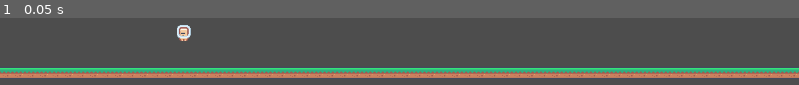
Above: before the commit, frame 1.
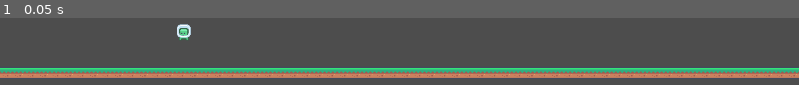
Above: after the commit, the same moment.

Repository: ryanwmiecz/2024HackathonWM
Game: Godot game, scene res://Entities/aaron_debug_scene.tscn
Two runs of this game, one before a commit and one after it. Both use one fixed random seed, a clock stepped at 60 frames per second and the inputs below. This scene is started directly instead of the project's main scene.
Inputs:
- Up to frame 1 (0.05 s): no input

The runs differ from the first frame. In frame 1, 0.3% of the frame differs, in the area x 22-24%, y 8-35%.
Error after the commit: Parse Error: Expected indented block after function declaration. (res://Entities/Enemy.gd:3)

Commit message:
Changed Enemy Sprite, Nearest Filter

Diff:
--- a/2024hackthonattempt/Entities/Enemy.gd
+++ b/2024hackthonattempt/Entities/Enemy.gd
@@ -1 +1,3 @@
 extends CharacterBody2D
+
+func _physics_process(delta):
--- a/2024hackthonattempt/Entities/aaron_debug_scene.tscn
+++ b/2024hackthonattempt/Entities/aaron_debug_scene.tscn
@@ -1,11 +1,11 @@
-[gd_scene load_steps=7 format=4 uid="uid://bti5ttt2l8c57"]
-
-[ext_resource type="Texture2D" uid="uid://b6doghluftqpl" path="res://Art/tilemap_packed.png" id="1_3km7y"]
-[ext_resource type="Script" path="res://Entities/Scripts/character_body_2d.gd" id="2_qc1gf"]
-[ext_resource type="Texture2D" uid="uid://5rn2v7qqgnr6" path="res://Art/tile_0009.png" id="2_x0rtw"]
+[gd_scene load_steps=35 format=4 uid="uid://bti5ttt2l8c57"]
+
+[ext_resource type="Texture2D" uid="uid://b6doghluftqpl" path="res://Art/tilemap_packed.png" id="1_ayy0t"]
+[ext_resource type="Script" path="res://Entities/Enemy.gd" id="2_o44a8"]
+[ext_resource type="Texture2D" uid="uid://mdogyvw3qxs1" path="res://Art/tilemap-characters_packed.png" id="3_1wrks"]
 
 [sub_resource type="TileSetAtlasSource" id="TileSetAtlasSource_ybkde"]
-texture = ExtResource("1_3km7y")
+texture = ExtResource("1_ayy0t")
 texture_region_size = Vector2i(18, 18)
 0:0/0 = 0
 1:0/0 = 0
@@ -197,6 +197,203 @@
 [sub_resource type="CircleShape2D" id="CircleShape2D_hvm3d"]
 radius = 13.0384
 
+[sub_resource type="AtlasTexture" id="AtlasTexture_kf3fq"]
+atlas = ExtResource("3_1wrks")
+region = Rect2(0, 0, 24, 24)
+
+[sub_resource type="AtlasTexture" id="AtlasTexture_cpsq8"]
+atlas = ExtResource("3_1wrks")
+region = Rect2(24, 0, 24, 24)
+
+[sub_resource type="AtlasTexture" id="AtlasTexture_dkmxy"]
+atlas = ExtResource("3_1wrks")
+region = Rect2(48, 0, 24, 24)
+
+[sub_resource type="AtlasTexture" id="AtlasTexture_ldokf"]
+atlas = ExtResource("3_1wrks")
+region = Rect2(72, 0, 24, 24)
+
+[sub_resource type="AtlasTexture" id="AtlasTexture_b35l7"]
+atlas = ExtResource("3_1wrks")
+region = Rect2(96, 0, 24, 24)
+
+[sub_resource type="AtlasTexture" id="AtlasTexture_edbbn"]
+atlas = ExtResource("3_1wrks")
+region = Rect2(120, 0, 24, 24)
+
+[sub_resource type="AtlasTexture" id="AtlasTexture_5g7yk"]
+atlas = ExtResource("3_1wrks")
+region = Rect2(144, 0, 24, 24)
+
+[sub_resource type="AtlasTexture" id="AtlasTexture_pp0xl"]
+atlas = ExtResource("3_1wrks")
+region = Rect2(168, 0, 24, 24)
+
+[sub_resource type="AtlasTexture" id="AtlasTexture_0vw2l"]
+atlas = ExtResource("3_1wrks")
+region = Rect2(192, 0, 24, 24)
+
+[sub_resource type="AtlasTexture" id="AtlasTexture_ypwyj"]
+atlas = ExtResource("3_1wrks")
+region = Rect2(0, 24, 24, 24)
+
+[sub_resource type="AtlasTexture" id="AtlasTexture_vs1lk"]
+atlas = ExtResource("3_1wrks")
+region = Rect2(24, 24, 24, 24)
+
+[sub_resource type="AtlasTexture" id="AtlasTexture_25cyr"]
+atlas = ExtResource("3_1wrks")
+region = Rect2(48, 24, 24, 24)
+
+[sub_resource type="AtlasTexture" id="AtlasTexture_hdd7x"]
+atlas = ExtResource("3_1wrks")
+region = Rect2(72, 24, 24, 24)
+
+[sub_resource type="AtlasTexture" id="AtlasTexture_glilt"]
+atlas = ExtResource("3_1wrks")
+region = Rect2(96, 24, 24, 24)
+
+[sub_resource type="AtlasTexture" id="AtlasTexture_30v7d"]
+atlas = ExtResource("3_1wrks")
+region = Rect2(120, 24, 24, 24)
+
+[sub_resource type="AtlasTexture" id="AtlasTexture_jgu4r"]
+atlas = ExtResource("3_1wrks")
+region = Rect2(144, 24, 24, 24)
+
+[sub_resource type="AtlasTexture" id="AtlasTexture_fbeg2"]
+atlas = ExtResource("3_1wrks")
+region = Rect2(168, 24, 24, 24)
+
+[sub_resource type="AtlasTexture" id="AtlasTexture_a31x6"]
+atlas = ExtResource("3_1wrks")
+region = Rect2(192, 24, 24, 24)
+
+[sub_resource type="AtlasTexture" id="AtlasTexture_e54cl"]
+atlas = ExtResource("3_1wrks")
+region = Rect2(0, 48, 24, 24)
+
+[sub_resource type="AtlasTexture" id="AtlasTexture_chip8"]
+atlas = ExtResource("3_1wrks")
+region = Rect2(24, 48, 24, 24)
+
+[sub_resource type="AtlasTexture" id="AtlasTexture_gd38j"]
+atlas = ExtResource("3_1wrks")
+region = Rect2(48, 48, 24, 24)
+
+[sub_resource type="AtlasTexture" id="AtlasTexture_sor61"]
+atlas = ExtResource("3_1wrks")
+region = Rect2(72, 48, 24, 24)
+
+[sub_resource type="AtlasTexture" id="AtlasTexture_osc8w"]
+atlas = ExtResource("3_1wrks")
+region = Rect2(96, 48, 24, 24)
+
+[sub_resource type="AtlasTexture" id="AtlasTexture_x3bgt"]
+atlas = ExtResource("3_1wrks")
+region = Rect2(120, 48, 24, 24)
+
+[sub_resource type="AtlasTexture" id="AtlasTexture_nl7p8"]
+atlas = ExtResource("3_1wrks")
+region = Rect2(144, 48, 24, 24)
+
+[sub_resource type="AtlasTexture" id="AtlasTexture_rrufx"]
+atlas = ExtResource("3_1wrks")
+region = Rect2(168, 48, 24, 24)
+
+[sub_resource type="AtlasTexture" id="AtlasTexture_c3sji"]
+atlas = ExtResource("3_1wrks")
+region = Rect2(192, 48, 24, 24)
+
+[sub_resource type="SpriteFrames" id="SpriteFrames_45qth"]
+animations = [{
+"frames": [{
+"duration": 1.0,
+"texture": SubResource("AtlasTexture_kf3fq")
+}, {
+"duration": 1.0,
+"texture": SubResource("AtlasTexture_cpsq8")
+}, {
+"duration": 1.0,
+"texture": SubResource("AtlasTexture_dkmxy")
+}, {
+"duration": 1.0,
+"texture": SubResource("AtlasTexture_ldokf")
+}, {
+"duration": 1.0,
+"texture": SubResource("AtlasTexture_b35l7")
+}, {
+"duration": 1.0,
+"texture": SubResource("AtlasTexture_edbbn")
+}, {
+"duration": 1.0,
+"texture": SubResource("AtlasTexture_5g7yk")
+}, {
+"duration": 1.0,
+"texture": SubResource("AtlasTexture_pp0xl")
+}, {
+"duration": 1.0,
+"texture": SubResource("AtlasTexture_0vw2l")
+}, {
+"duration": 1.0,
+"texture": SubResource("AtlasTexture_ypwyj")
+}, {
+"duration": 1.0,
+"texture": SubResource("AtlasTexture_vs1lk")
+}, {
+"duration": 1.0,
+"texture": SubResource("AtlasTexture_25cyr")
+}, {
+"duration": 1.0,
+"texture": SubResource("AtlasTexture_hdd7x")
+}, {
+"duration": 1.0,
+"texture": SubResource("AtlasTexture_glilt")
+}, {
+"duration": 1.0,
+"texture": SubResource("AtlasTexture_30v7d")
+}, {
+"duration": 1.0,
+"texture": SubResource("AtlasTexture_jgu4r")
+}, {
+"duration": 1.0,
+"texture": SubResource("AtlasTexture_fbeg2")
+}, {
+"duration": 1.0,
+"texture": SubResource("AtlasTexture_a31x6")
+}, {
+"duration": 1.0,
+"texture": SubResource("AtlasTexture_e54cl")
+}, {
+"duration": 1.0,
+"texture": SubResource("AtlasTexture_chip8")
+}, {
+"duration": 1.0,
+"texture": SubResource("AtlasTexture_gd38j")
+}, {
+"duration": 1.0,
+"texture": SubResource("AtlasTexture_sor61")
+}, {
+"duration": 1.0,
+"texture": SubResource("AtlasTexture_osc8w")
+}, {
+"duration": 1.0,
+"texture": SubResource("AtlasTexture_x3bgt")
+}, {
+"duration": 1.0,
+"texture": SubResource("AtlasTexture_nl7p8")
+}, {
+"duration": 1.0,
+"texture": SubResource("AtlasTexture_rrufx")
+}, {
+"duration": 1.0,
+"texture": SubResource("AtlasTexture_c3sji")
+}],
+"loop": true,
+"name": &"default",
+"speed": 5.0
+}]
+
 [node name="mainScene" type="Node2D"]
 
 [node name="TileMapLayer" type="TileMapLayer" parent="."]
@@ -205,10 +402,11 @@
 
 [node name="CharacterBody2D" type="CharacterBody2D" parent="."]
 position = Vector2(265, 473)
-script = ExtResource("2_qc1gf")
-
-[node name="Sprite2D" type="Sprite2D" parent="CharacterBody2D"]
-texture = ExtResource("2_x0rtw")
+script = ExtResource("2_o44a8")
 
 [node name="CollisionShape2D" type="CollisionShape2D" parent="CharacterBody2D"]
 shape = SubResource("CircleShape2D_hvm3d")
+
+[node name="AnimatedSprite2D" type="AnimatedSprite2D" parent="CharacterBody2D"]
+sprite_frames = SubResource("SpriteFrames_45qth")
+frame = 1
--- a/2024hackthonattempt/project.godot
+++ b/2024hackthonattempt/project.godot
@@ -14,3 +14,7 @@
 run/main_scene="res://scene_selector.tscn"
 config/features=PackedStringArray("4.3", "Forward Plus")
 config/icon="res://icon.svg"
+
+[rendering]
+
+textures/canvas_textures/default_texture_filter=0
Binary file added: 2024hackthonattempt/Art/tilemap-characters_packed.png
Not shown, added: 2024hackthonattempt/Art/tilemap-characters_packed.png.import
